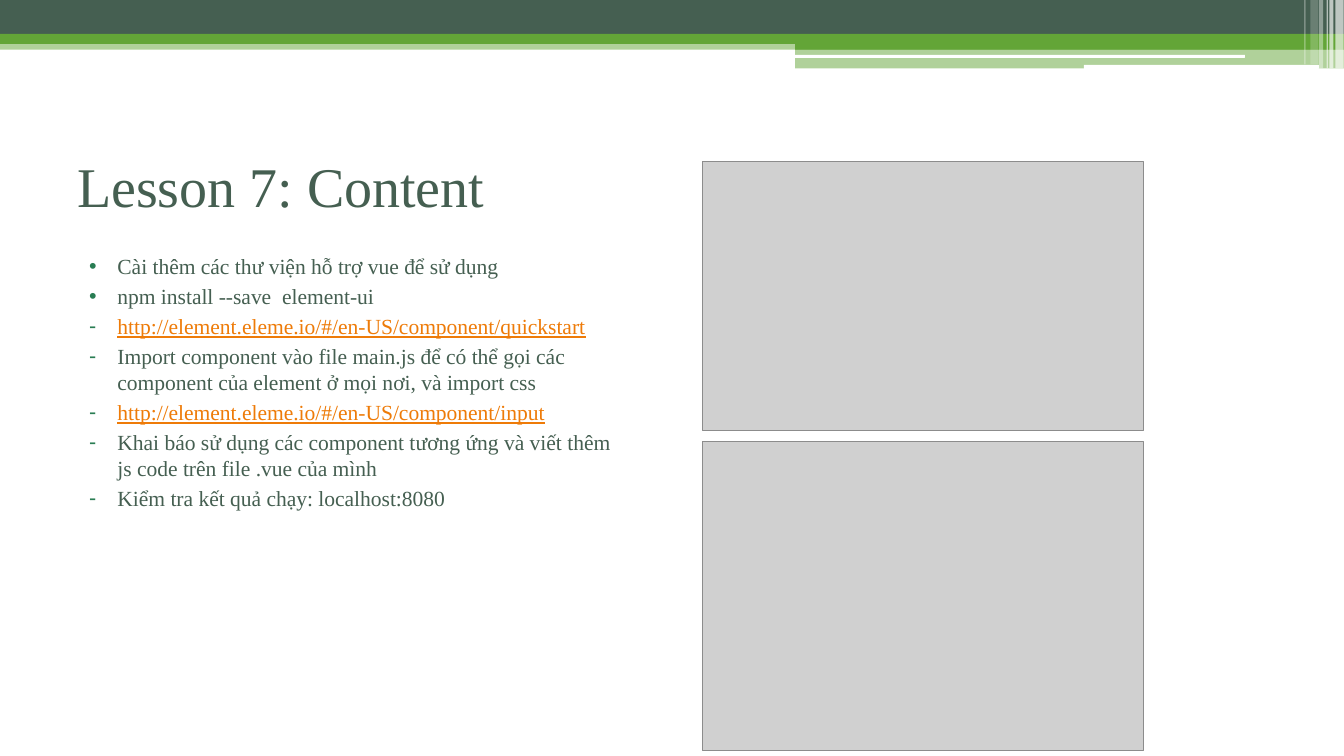
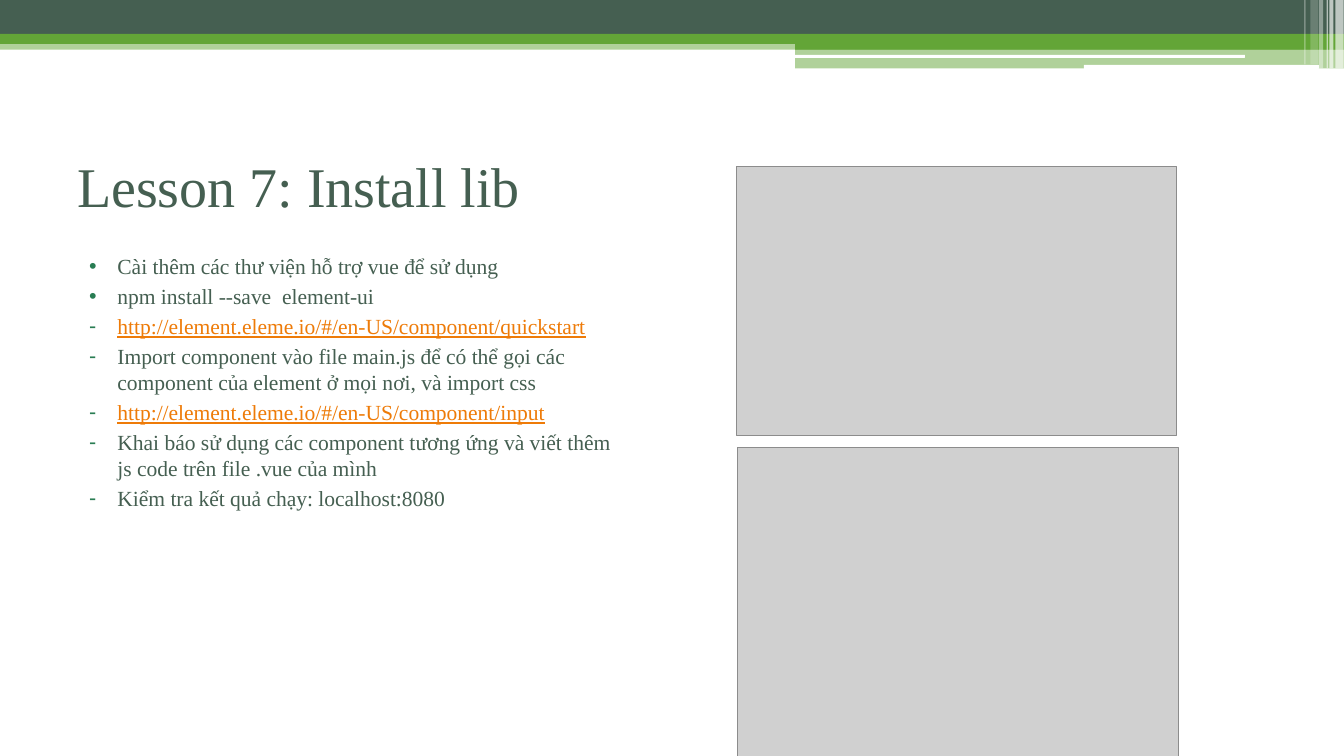
Before and after one commit to phamtuanchip/7dayswithvuejs, a slide deck: slide 44 of vuejs-2.0.pptx (slide 43 before the commit). Drawn at 1344x756 pixels with LibreOffice and Linux fonts; fonts in the diff are those of the drawing; grey boxes stand for pictures. Boxes give left, top, right and bottom in pixels: in the first picture for what was removed or moved away, otherwise in the second. Text is boxed around its words. In the diff, an @@ line names an element or a change of style, - is before the commit and + after.

Commit message:
add slides content

```diff
--- a/vuejs-2.0.pptx
+++ b/vuejs-2.0.pptx
@@ title at [77, 168, 520, 208]: text changed @@
-Lesson 7: Content
+Lesson 7: Install lib
@@ picture: place and size @@
-picture at [703, 161, 1143, 431]
+picture at [736, 166, 1177, 436]
@@ picture: place and size @@
-picture at [703, 442, 1143, 751]
+picture at [738, 448, 1179, 756]
```
Also in this commit, not shown: 24 other slides changed, 2 slides added.
